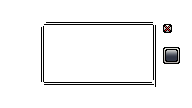
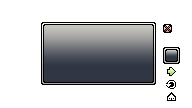
Layered file, before and after one edit (192x108). Changes by layer:
painted on "Layer 35" over [41, 22, 156, 87]
added layer "Layer 45" above "Layer 44" over [44, 25, 153, 82]
added layer "Layer 44" above "Layer 43" over [42, 23, 155, 84]
added layer "Layer 43" above "Layer 42" over [167, 92, 176, 101]
added layer "Layer 42" above "Layer 4" over [166, 80, 176, 89]
added layer "Layer 4" above "Layer 5" over [167, 67, 176, 76]
added layer "Layer 5" above "Layer 30" over [167, 67, 175, 76]
